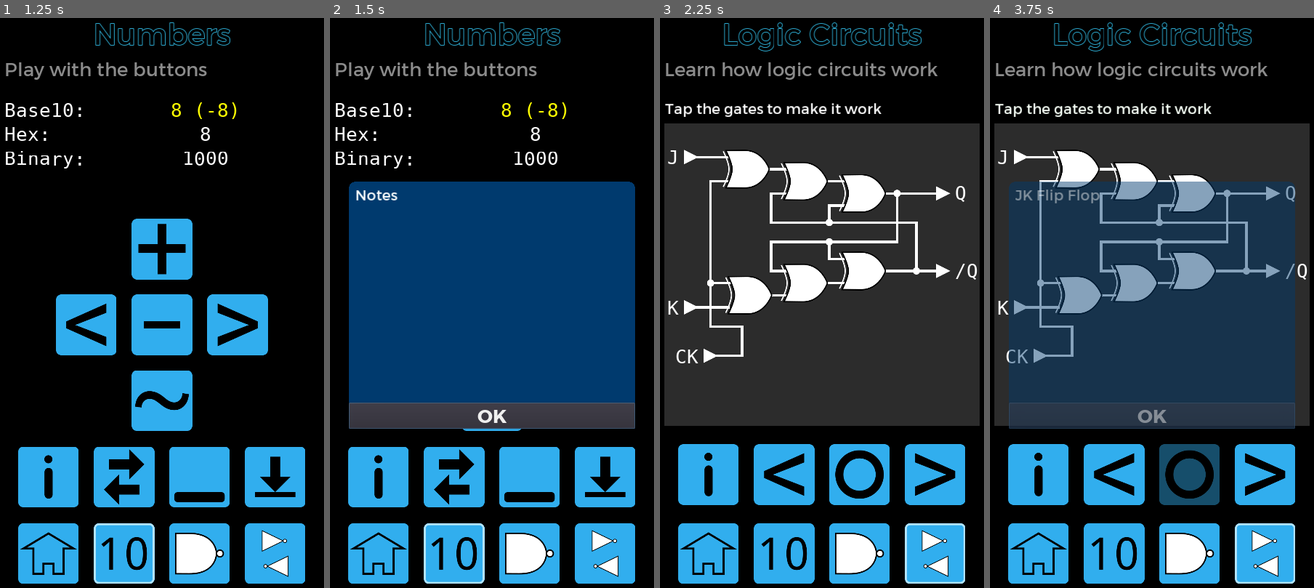
Above: before the commit, frames 1-4 (left to right).
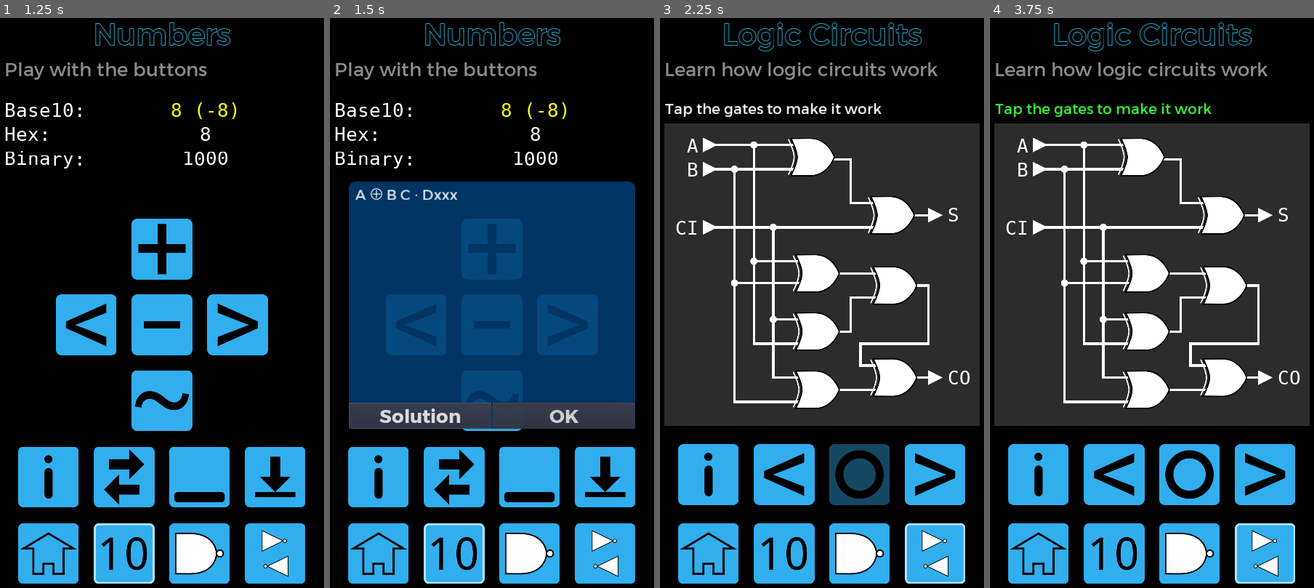
Above: after the commit, the same moments.

Repository: andrew-wilkes/digital-logic
Game: Godot game, scene res://Main.tscn
Same seed, same stepped clock (60 frames per second), same inputs: the game is played once before the commit and once after it.
Inputs (mouse positions are in pixels of both pictures, inside the frame that each line leads up to):
- Up to frame 1 (1.25 s): click (123, 553) at 0.5 s
- Up to frame 2 (1.5 s): click (378, 479) at 1.25 s
- Up to frame 3 (2.25 s): click (935, 553) at 2 s
- Up to frame 4 (3.75 s): click (1080, 417) at 2.75 s, where only the run after the commit has a clickable "Solution"; click (1038, 474) at 3.52 s

Frame 1 is identical in both runs. In frame 2, 1.0% of the frame differs, in the area x 7-95%, y 29-73%; in frame 3, 13%; in frame 4, 42%, in the area x 1-98%, y 14-86%.

Commit message:
Add hint panel to Info popup

Diff:
--- a/game/Circuits.gd
+++ b/game/Circuits.gd
@@ -61,15 +61,16 @@
 	correct_count = 0
 	last_vals = []
 	scan_circuit()
-	$c/Info.set_text(circuit.info)
 	show_info()
-	$Anim.play("InfoPopup")
 
 
 func show_info():
-	$c/Info.popup_centered()
+	var info = circuit.get_node("c/Info")
+	info.popup_centered()
+	if !info.is_connected("popup_hide", self, "_on_Info_popup_hide"):
+		info.connect("popup_hide", self, "_on_Info_popup_hide")
 	$VBox/HBox/InfoButton.disabled = true
-	# $Text.bbcode_text = g.format_text(txt)
+
 
 func gate_changed(gate):
 	if driven: # Re-evaluate from the changed gate
--- a/game/Circuits.tscn
+++ b/game/Circuits.tscn
@@ -1,11 +1,10 @@
-[gd_scene load_steps=21 format=2]
+[gd_scene load_steps=19 format=2]
 
 [ext_resource path="res://buttons/Buttons.tscn" type="PackedScene" id=1]
 [ext_resource path="res://assets/fonts/title_font.tres" type="DynamicFont" id=3]
 [ext_resource path="res://circuits/Decoder.tscn" type="PackedScene" id=4]
 [ext_resource path="res://assets/greater-than.png" type="Texture" id=5]
 [ext_resource path="res://assets/less-than.png" type="Texture" id=6]
-[ext_resource path="res://panels/Info.tscn" type="PackedScene" id=7]
 [ext_resource path="res://assets/cross-tick.png" type="Texture" id=8]
 [ext_resource path="res://assets/play-dot.png" type="Texture" id=9]
 [ext_resource path="res://Circuits.gd" type="Script" id=10]
@@ -47,21 +46,6 @@
 "values": [ Color( 0.00784314, 1, 0, 1 ), Color( 1, 1, 1, 1 ) ]
 }
 
-[sub_resource type="Animation" id=2]
-resource_name = "InfoPopup"
-tracks/0/type = "value"
-tracks/0/path = NodePath("c/Info:modulate")
-tracks/0/interp = 1
-tracks/0/loop_wrap = true
-tracks/0/imported = false
-tracks/0/enabled = true
-tracks/0/keys = {
-"times": PoolRealArray( 0, 0.5, 1 ),
-"transitions": PoolRealArray( 1, 1, 1 ),
-"update": 0,
-"values": [ Color( 1, 1, 1, 0 ), Color( 1, 1, 1, 0 ), Color( 1, 1, 1, 0.941176 ) ]
-}
-
 [node name="Circuits" type="HBoxContainer"]
 anchor_right = 1.0
 anchor_bottom = 1.0
@@ -139,7 +123,14 @@
 rect_min_size = Vector2( 0, 1000 )
 color = Color( 0.176471, 0.176471, 0.176471, 1 )
 
+[node name="Adder" parent="VBox/Circuit" instance=ExtResource( 14 )]
+margin_left = -25.3082
+margin_top = -16.2161
+margin_right = 14.6918
+margin_bottom = -8.21594
+
 [node name="JKFF" parent="VBox/Circuit" instance=ExtResource( 19 )]
+visible = false
 margin_right = 40.0
 
 [node name="DFF" parent="VBox/Circuit" instance=ExtResource( 18 )]
@@ -155,13 +146,6 @@
 margin_top = 258.0
 margin_right = -64.0
 margin_bottom = 266.0
-
-[node name="Adder" parent="VBox/Circuit" instance=ExtResource( 14 )]
-visible = false
-margin_left = -25.3082
-margin_top = -16.2161
-margin_right = -21.3081
-margin_bottom = -8.21594
 
 [node name="Multiplexer" parent="VBox/Circuit" instance=ExtResource( 13 )]
 visible = false
@@ -221,6 +205,7 @@
 size_flags_horizontal = 3
 
 [node name="Step" type="TextureButton" parent="VBox/HBox"]
+modulate = Color( 1, 1, 1, 0.411765 )
 margin_left = 544.0
 margin_right = 744.0
 margin_bottom = 200.0
@@ -288,18 +273,13 @@
 
 [node name="Alert" parent="c" instance=ExtResource( 11 )]
 
-[node name="Info" parent="c" instance=ExtResource( 7 )]
-modulate = Color( 1, 1, 1, 0.941176 )
-
 [node name="TickTimer" type="Timer" parent="."]
 one_shot = true
 
 [node name="Anim" type="AnimationPlayer" parent="."]
 anims/ActionButton = SubResource( 1 )
-anims/InfoPopup = SubResource( 2 )
 [connection signal="button_down" from="VBox/HBox/InfoButton" to="." method="_on_InfoButton_button_down"]
 [connection signal="button_down" from="VBox/HBox/PreviousButton" to="." method="_on_PreviousButton_button_down"]
 [connection signal="button_down" from="VBox/HBox/Step" to="." method="_on_Step_button_down"]
 [connection signal="button_down" from="VBox/HBox/NextButton" to="." method="_on_NextButton_button_down"]
-[connection signal="popup_hide" from="c/Info" to="." method="_on_Info_popup_hide"]
 [connection signal="timeout" from="TickTimer" to="." method="_on_Tick_Timer_timeout"]
--- a/game/Numbers.tscn
+++ b/game/Numbers.tscn
@@ -501,6 +501,8 @@
 [node name="c" type="CanvasLayer" parent="."]
 
 [node name="Info" parent="c" instance=ExtResource( 19 )]
+nt = "A @ B C * D"
+ht = "A @ B C * D"
 [connection signal="button_down" from="VBox/Control/Up" to="." method="_on_Up_button_down"]
 [connection signal="button_down" from="VBox/Control/ShiftLeft" to="." method="_on_ShiftLeft_button_down"]
 [connection signal="button_down" from="VBox/Control/Down" to="." method="_on_Down_button_down"]
--- a/game/assets/fonts/symbols_font.tres
+++ b/game/assets/fonts/symbols_font.tres
@@ -3,5 +3,5 @@
 [ext_resource path="res://assets/fonts/StandardSymbolsPS.otf" type="DynamicFontData" id=1]
 
 [resource]
-size = 48
+size = 56
 font_data = ExtResource( 1 )
--- a/game/circuits/Adder.tscn
+++ b/game/circuits/Adder.tscn
@@ -6,6 +6,7 @@
 [ext_resource path="res://parts/grid/Con.tscn" type="PackedScene" id=4]
 [ext_resource path="res://parts/grid/Wire.tscn" type="PackedScene" id=5]
 [ext_resource path="res://circuits/circuit.gd" type="Script" id=6]
+[ext_resource path="res://panels/Info.tscn" type="PackedScene" id=7]
 
 [node name="Adder" type="Control"]
 anchor_right = 1.0
@@ -21,7 +22,6 @@
 }
 vin = [ [ 0, 0, 0 ], [ 1, 0, 0 ], [ 0, 1, 0 ], [ 0, 0, 1 ], [ 1, 1, 0 ], [ 1, 0, 1 ], [ 0, 1, 1 ], [ 1, 1, 1 ] ]
 vout = [ [ 0, 0 ], [ 1, 0 ], [ 1, 0 ], [ 0, 1 ], [ 1, 0 ], [ 0, 1 ], [ 0, 1 ], [ 1, 1 ] ]
-info = "Full Adder"
 
 [node name="w1" parent="." instance=ExtResource( 5 )]
 points = PoolVector2Array( 168, 88, 472, 88 )
@@ -203,3 +203,49 @@
 
 [node name="c6" parent="Con" instance=ExtResource( 4 )]
 position = Vector2( 256, 544 )
+
+[node name="c" type="CanvasLayer" parent="."]
+
+[node name="Info" parent="c" instance=ExtResource( 7 )]
+note = "A full adder sums together inputs:  A, B, and Carry In to give two outputs: Sum and Carry Out."
+hint = "We have 3 bits to add together producing numbers in a range 0 to 3.
+
+In binary: 00 to 11 with the least significant bit the sum, and the most significant bit the carry out.
+
+To get the sum we can use exclusive OR: [i]A @ B @ CI[/i]
+
+The carry out is high if at least two of the inputs are high, so:
+[i]CO = A*B + A*CI + B*CI[/i]"
+nt = "A full adder sums together inputs:  A, B, and Carry In to give two outputs: Sum and Carry Out."
+ht = "We have 3 bits to add together producing numbers in a range 0 to 3.
+
+In binary: 00 to 11 with the least significant bit the sum, and the most significant bit the carry out.
+
+To get the sum we can use exclusive OR: [i]A @ B @ CI[/i]
+
+The carry out is high if at least two of the inputs are high, so:
+[i]CO = A*B + A*CI + B*CI[/i]"
+
+[node name="Notes" parent="c/Info/VBox/M" index="0"]
+bbcode_text = "A full adder sums together inputs:  A, B, and Carry In to give two outputs: Sum and Carry Out."
+text = "A full adder sums together inputs:  A, B, and Carry In to give two outputs: Sum and Carry Out."
+
+[node name="Hint" parent="c/Info/VBox/M" index="1"]
+bbcode_text = "We have 3 bits to add together producing numbers in a range 0 to 3.
+
+In binary: 00 to 11 with the least significant bit the sum, and the most significant bit the carry out.
+
+To get the sum we can use exclusive OR: [i]A [code]Å[/code] B [code]Å[/code] CI[/i]
+
+The carry out is high if at least two of the inputs are high, so:
+[i]CO = A[code]×[/code]B + A[code]×[/code]CI + B[code]×[/code]CI[/i]"
+text = "We have 3 bits to add together producing numbers in a range 0 to 3.
+
+In binary: 00 to 11 with the least significant bit the sum, and the most significant bit the carry out.
+
+To get the sum we can use exclusive OR: [i]A [code]Å[/code] B [code]Å[/code] CI[/i]
+
+The carry out is high if at least two of the inputs are high, so:
+[i]CO = A[code]×[/code]B + A[code]×[/code]CI + B[code]×[/code]CI[/i]"
+
+[editable path="c/Info"]
--- a/game/circuits/circuit.gd
+++ b/game/circuits/circuit.gd
@@ -5,5 +5,3 @@
 export(Array, Array, int) var vin
 
 export(Array, Array, int) var vout
-
-export(String, MULTILINE) var info = ""
--- a/game/panels/Info.gd
+++ b/game/panels/Info.gd
@@ -2,14 +2,50 @@
 
 extends PopupPanel
 
-export(String, MULTILINE) var note = "A @ B C * D" setget set_text
+export(String, MULTILINE) var note = "A @ B C * D" setget set_note_text, get_note_text
+export(String, MULTILINE) var hint = "A @ B C * D" setget set_hint_text, get_hint_text
+
+export var nt: String
+export var ht: String
+
+func _ready():
+	show_notes()
+	$Anim.play("FadeIn")
+
+
+
+func get_note_text():
+	return nt
+
+
+func get_hint_text():
+	return ht
+
 
 func _on_OKButton_button_down():
 	hide()
 
 
-func set_text(txt):
-	$VBox/M/Notes.bbcode_text = format_text(txt)
+func show_notes():
+	$VBox/M/Notes.visible = true
+	$VBox/M/Hint.visible = false
+
+
+func show_hint():
+	$VBox/M/Notes.visible = false
+	$VBox/M/Hint.visible = true
+
+
+func set_note_text(txt):
+	if Engine.editor_hint:
+		nt = txt
+		$VBox/M/Notes.bbcode_text = format_text(txt)
+
+
+func set_hint_text(txt):
+	if Engine.editor_hint:
+		ht = txt
+		$VBox/M/Hint.bbcode_text = format_text(txt)
 
 
 func format_text(txt):
@@ -18,3 +54,13 @@
 	txt = txt.replace("@", "[code]%s[/code]" % char(197))
 	txt = txt.replace("*", "[code]%s[/code]" % char(215))
 	return txt
+
+
+func _on_Solution_button_down():
+	show_hint()
+	$VBox/HBox/Solution.disabled = true
+
+
+func _on_Info_popup_hide():
+	$VBox/HBox/Solution.disabled = false
+	show_notes()
--- a/game/panels/Info.tscn
+++ b/game/panels/Info.tscn
@@ -1,14 +1,31 @@
-[gd_scene load_steps=7 format=2]
+[gd_scene load_steps=9 format=2]
 
 [ext_resource path="res://assets/fonts/m_font_regular.tres" type="DynamicFont" id=1]
 [ext_resource path="res://assets/fonts/m_bold.tres" type="DynamicFont" id=2]
 [ext_resource path="res://panels/Info.gd" type="Script" id=3]
 [ext_resource path="res://assets/theme/blue_styleboxflat.tres" type="StyleBox" id=4]
+[ext_resource path="res://assets/fonts/mono-font.tres" type="DynamicFont" id=5]
 [ext_resource path="res://assets/fonts/symbols_font.tres" type="DynamicFont" id=6]
 
 [sub_resource type="Theme" id=1]
 
+[sub_resource type="Animation" id=2]
+resource_name = "FadeIn"
+tracks/0/type = "value"
+tracks/0/path = NodePath(".:modulate")
+tracks/0/interp = 1
+tracks/0/loop_wrap = true
+tracks/0/imported = false
+tracks/0/enabled = true
+tracks/0/keys = {
+"times": PoolRealArray( 0, 0.5, 1 ),
+"transitions": PoolRealArray( 1, 1, 1 ),
+"update": 0,
+"values": [ Color( 1, 1, 1, 0 ), Color( 1, 1, 1, 0 ), Color( 1, 1, 1, 0.94902 ) ]
+}
+
 [node name="Info" type="PopupPanel"]
+modulate = Color( 1, 1, 1, 0.85098 )
 margin_left = 496.0
 margin_top = 553.0
 margin_right = 1440.0
@@ -18,6 +35,9 @@
 __meta__ = {
 "_edit_use_anchors_": false
 }
+note = "A @ B C * Dxxx"
+nt = "A @ B C * Dxxx"
+ht = "A @ B C * D"
 
 [node name="VBox" type="VBoxContainer" parent="."]
 margin_right = 944.0
@@ -48,16 +68,50 @@
 size_flags_horizontal = 3
 size_flags_vertical = 3
 custom_fonts/mono_font = ExtResource( 6 )
+custom_fonts/italics_font = ExtResource( 5 )
 custom_fonts/normal_font = ExtResource( 1 )
 bbcode_enabled = true
-bbcode_text = "Notes"
-text = "Notes"
+bbcode_text = "A [code]Å[/code] B C [code]×[/code] Dxxx"
+text = "A Å B C × Dxxx"
 
-[node name="OKButton" type="Button" parent="VBox"]
+[node name="Hint" type="RichTextLabel" parent="VBox/M"]
+visible = false
+margin_left = 20.0
+margin_top = 10.0
+margin_right = 924.0
+margin_bottom = 716.0
+size_flags_horizontal = 3
+size_flags_vertical = 3
+custom_fonts/mono_font = ExtResource( 6 )
+custom_fonts/italics_font = ExtResource( 5 )
+custom_fonts/normal_font = ExtResource( 1 )
+bbcode_enabled = true
+bbcode_text = "A [code]Å[/code] B C [code]×[/code] D"
+text = "A Å B C × D"
+
+[node name="HBox" type="HBoxContainer" parent="VBox"]
 margin_top = 730.0
 margin_right = 944.0
 margin_bottom = 814.0
+size_flags_vertical = 0
+
+[node name="Solution" type="Button" parent="VBox/HBox"]
+margin_right = 470.0
+margin_bottom = 84.0
+size_flags_horizontal = 3
+custom_fonts/font = ExtResource( 2 )
+text = "Solution"
+
+[node name="OKButton" type="Button" parent="VBox/HBox"]
+margin_left = 474.0
+margin_right = 944.0
+margin_bottom = 84.0
 size_flags_horizontal = 3
 custom_fonts/font = ExtResource( 2 )
 text = "OK"
-[connection signal="button_down" from="VBox/OKButton" to="." method="_on_OKButton_button_down"]
+
+[node name="Anim" type="AnimationPlayer" parent="."]
+anims/FadeIn = SubResource( 2 )
+[connection signal="popup_hide" from="." to="." method="_on_Info_popup_hide"]
+[connection signal="button_down" from="VBox/HBox/Solution" to="." method="_on_Solution_button_down"]
+[connection signal="button_down" from="VBox/HBox/OKButton" to="." method="_on_OKButton_button_down"]
Not shown: 1 places in game/circuits/Adder.tscn that only renumber resources
